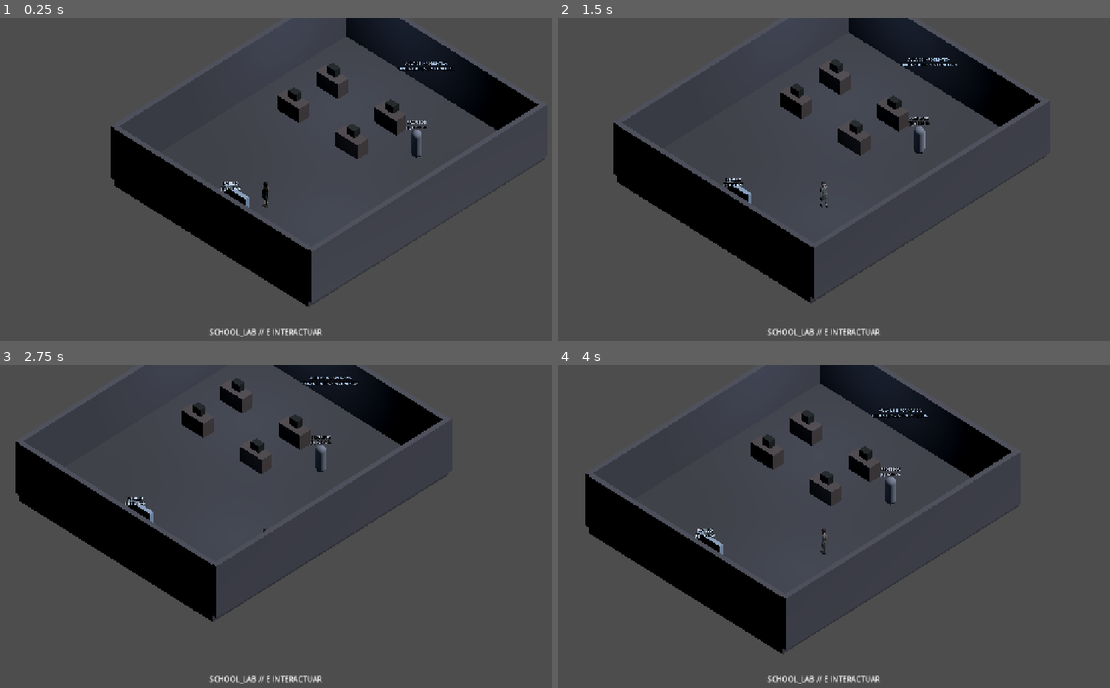
Above: before the commit, frames 1-4 (two rows, left to right).
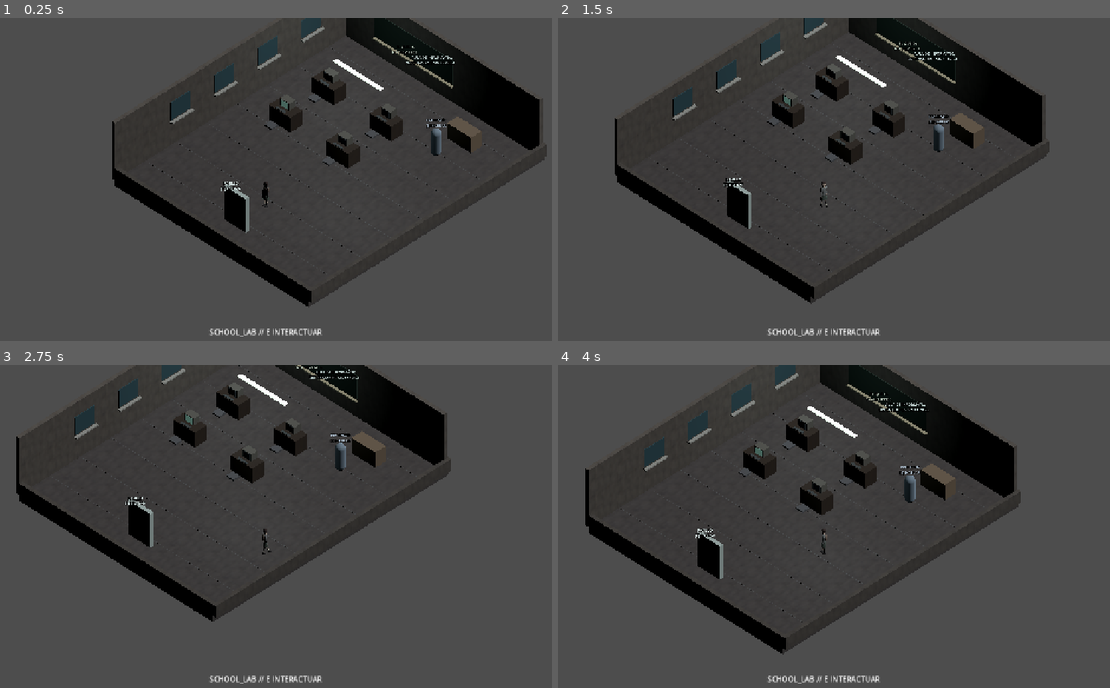
Above: after the commit, the same moments.

Repository: webtilians/lain
Game: Godot game, scene res://scenes/prologue/ComputerLab.tscn
Two runs of this game, one before a commit and one after it. Both use one fixed random seed, a clock stepped at 60 frames per second and the inputs below. This scene is started directly instead of the project's main scene.
Inputs (mouse positions are in pixels of both pictures, inside the frame that each line leads up to):
- Up to frame 1 (0.25 s): no input
- Up to frame 2 (1.5 s): tap Enter at 0.5 s; move the mouse to (955, 166) at 0.52 s; hold D (move_right) 0.53-1.28 s; hold E (interact) 0.53-1.28 s; move the mouse to (707, 202) at 1.27 s; hold S (move_backward) from 1.28 s (still down); tap J at 1.35 s
- Up to frame 3 (2.75 s): move the mouse to (325, 458) at 2.02 s; release S (move_backward) at 2.03 s; hold D (move_right) from 2.03 s (still down); hold E (interact) from 2.03 s (still down)
- Up to frame 4 (4 s): move the mouse to (795, 597) at 2.77 s; release D (move_right) at 2.78 s; release E (interact) at 2.78 s; hold W (move_forward) 2.78-3.53 s; tap J at 2.85 s; move the mouse to (999, 581) at 3.52 s; hold A (move_left) from 3.53 s (still down); hold E (interact) from 3.53 s (still down)

The runs differ from the first frame. In frame 1, 13% of the frame differs, in the area x 20-100%, y 0-89%; in frame 2, 13%; in frame 3, 12%; in frame 4, 13%, in the area x 4-84%, y 0-89%.

Commit message:
feat(visual07): replace obstructing interior boxes with isometric cutaways, illuminated CRT classroom and subdued club fixtures

Diff:
--- a/client/scripts/world/PrologueLocation.gd
+++ b/client/scripts/world/PrologueLocation.gd
@@ -5,6 +5,8 @@
 
 const EXIT_SCRIPT = preload("res://scripts/world/ExitDoor.gd")
 const NPC_SCRIPT = preload("res://scripts/world/PrologueNpc.gd")
+const CONCRETE = preload("res://art/visual05/textures/concrete.png")
+const WOOD = preload("res://art/visual05/textures/wood.png")
 
 
 func _ready() -> void:
@@ -45,7 +47,17 @@
 	box.size = size
 	var surface := MeshInstance3D.new()
 	surface.mesh = box
-	surface.material_override = _mat(shade)
+	var material := _mat(shade)
+	if label == "Floor" or label.ends_with("Wall"):
+		material.albedo_texture = CONCRETE
+		material.uv1_triplanar = true
+		material.uv1_world_triplanar = true
+		material.uv1_scale = Vector3(0.52, 0.52, 0.52)
+	elif label.begins_with("Desk") or label.begins_with("Locker"):
+		material.albedo_texture = WOOD
+		material.uv1_triplanar = true
+		material.uv1_world_triplanar = true
+	surface.material_override = material
 	body.add_child(surface)
 	var collider := CollisionShape3D.new()
 	var shape := BoxShape3D.new()
@@ -122,53 +134,152 @@
 	add_child(lamp)
 
 
+func _detail(label: String, pos: Vector3, size: Vector3,
+		shade: Color, luminous: bool = false) -> void:
+	# Decorative details without invisible collision in the walkable room.
+	var instance := MeshInstance3D.new()
+	instance.name = label
+	instance.position = pos
+	var mesh := BoxMesh.new()
+	mesh.size = size
+	instance.mesh = mesh
+	instance.material_override = _mat(shade, luminous)
+	add_child(instance)
+
+
 func _build_world() -> void:
+	# Open isometric diorama: two camera-facing walls are only waist-high.
+	# This removes the opaque "shoebox" that hid the room and the NPCs.
 	var school := location_id != "NIGHTCLUB"
-	var concrete := Color(0.29, 0.30, 0.34) if school else Color(0.105, 0.085, 0.17)
-	var wall := Color(0.36, 0.37, 0.43) if school else Color(0.16, 0.12, 0.23)
-	_solid("Floor", Vector3(0, -0.2, 0), Vector3(14, 0.4, 17), concrete)
-	_solid("WestWall", Vector3(-7.1, 1.7, 0), Vector3(0.3, 3.4, 17), wall)
-	_solid("EastWall", Vector3(7.1, 1.7, 0), Vector3(0.3, 3.4, 17), wall)
-	_solid("BackWall", Vector3(0, 1.7, -8.3), Vector3(14, 3.4, 0.3), wall)
-	_solid("FrontWall", Vector3(0, 1.7, 8.4), Vector3(14, 3.4, 0.3), wall)
+	var floor_shade := Color(0.44, 0.45, 0.46) if school else Color(0.18, 0.17, 0.24)
+	var wall_shade := Color(0.57, 0.58, 0.56) if school else Color(0.24, 0.23, 0.31)
+	_solid("Floor", Vector3(0, -0.2, 0), Vector3(14, 0.4, 17), floor_shade)
+	_solid("WestWall", Vector3(-7.1, 1.86, 0),
+		Vector3(0.24, 3.72, 17), wall_shade)
+	_solid("BackWall", Vector3(0, 1.86, -8.3),
+		Vector3(14, 3.72, 0.24), wall_shade)
+	_solid("EastWall", Vector3(7.1, 0.38, 0),
+		Vector3(0.24, 0.76, 17), wall_shade.darkened(0.17))
+	_solid("FrontWall", Vector3(0, 0.38, 8.4),
+		Vector3(14, 0.76, 0.24), wall_shade.darkened(0.17))
 	var sun := DirectionalLight3D.new()
 	sun.rotation_degrees = Vector3(-53, 135, 0)
-	sun.light_energy = 0.75 if school else 0.28
+	sun.light_energy = 0.7 if school else 0.22
 	add_child(sun)
-	var theme := Color(0.65, 0.76, 0.89) if school else Color(0.81, 0.22, 0.85)
-	_light(Vector3(-3, 3.4, -4), theme, 0.85 if school else 1.5)
-	_light(Vector3(3, 3.4, 3), theme, 0.8 if school else 1.2)
+	var theme := Color(0.71, 0.78, 0.77) if school else Color(0.50, 0.31, 0.68)
+	_light(Vector3(-3.1, 3.3, -4), theme, 0.9 if school else 1.3)
+	_light(Vector3(3.1, 3.3, 1.8), theme, 0.75 if school else 1.15)
+	for i in range(7):
+		_detail("FloorSeam_" + str(i),
+			Vector3(0, 0.014, -6.9 + float(i) * 2.2),
+			Vector3(13.8, 0.006, 0.025), floor_shade.darkened(0.23))
+	for i in range(4):
+		_detail("Window_" + str(i),
+			Vector3(-6.96, 2.25, -5.65 + float(i) * 3.15),
+			Vector3(0.04, 1.16, 1.42),
+			Color(0.18, 0.31, 0.35) if school else Color(0.11, 0.14, 0.22))
+		_detail("WindowSill_" + str(i),
+			Vector3(-6.84, 1.59, -5.65 + float(i) * 3.15),
+			Vector3(0.18, 0.07, 1.6), wall_shade.lightened(0.12))
 	if location_id == "SCHOOL":
-		_sign("ESCUELA / PASILLO 02\nAULA DE INFORMATICA", Vector3(0, 2.75, -7), theme)
-		_door("BARRIO", "APARTMENT_DISTRICT", Vector3(-3.2, 1.1, 6.7), theme)
-		_door("AULA DE INFORMATICA", "SCHOOL_LAB", Vector3(2.7, 1.1, -6.6), theme)
-		for i in range(3):
-			_solid("Locker_" + str(i), Vector3(-5.3, 0.95, -4 + i * 2.4),
-				Vector3(1.1, 1.9, 0.8), Color(0.27, 0.35, 0.41))
+		_hallway(theme)
 	elif location_id == "SCHOOL_LAB":
-		_sign("AULA DE INFORMATICA\nORDENADORES SIN CONEXION",
-			Vector3(0, 2.65, -7), theme)
-		_door("PASILLO", "SCHOOL", Vector3(0, 1.1, 6.7), theme)
-		for i in range(4):
-			var x := -4.4 + float(i % 2) * 4.2
-			var z := -4.6 + float(i / 2) * 2.8
-			_solid("Desk_" + str(i), Vector3(x, 0.47, z),
-				Vector3(1.6, 0.94, 0.75), Color(0.35, 0.32, 0.33))
-			_solid("CRT_" + str(i), Vector3(x, 1.14, z - 0.12),
-				Vector3(0.55, 0.49, 0.40), Color(0.11, 0.14, 0.15))
-		_npc("PROFESOR", "PROFESSOR", Vector3(2.6, 0.9, -3.7),
-			Color(0.54, 0.58, 0.67))
-	elif location_id == "NIGHTCLUB":
-		_sign("CLUB // 1998\nLOS ROSTROS SE PIERDEN EN EL RUIDO",
-			Vector3(0, 2.7, -7), theme)
-		_door("BARRIO", "APARTMENT_DISTRICT", Vector3(0, 1.1, 6.7), theme)
-		_solid("DJDesk", Vector3(-2.9, 0.7, -6.2),
-			Vector3(3.5, 1.4, 1.1), Color(0.12, 0.13, 0.20))
-		for i in range(7):
-			var x := -4.5 + float(i % 4) * 3.0
-			var z := -2.7 + float(i / 4) * 2.5
-			_solid("DanceTile_" + str(i), Vector3(x, 0.02, z),
-				Vector3(2.3, 0.03, 2.1),
-				Color(0.14 + 0.04 * float(i % 2), 0.12, 0.22))
-		_npc("RYOKO", "RYOKO", Vector3(3.5, 0.9, -4.7),
-			Color(0.77, 0.27, 0.62))
+		_lab(theme)
+	else:
+		_club(theme)
+
+
+func _hallway(theme: Color) -> void:
+	_sign("ESCUELA MUNICIPAL\nPABELLÓN B",
+		Vector3(0, 2.72, -7.4), theme)
+	_door("BARRIO", "APARTMENT_DISTRICT", Vector3(-3.2, 1.1, 6.7), theme)
+	_door("AULA DE INFORMÁTICA", "SCHOOL_LAB",
+		Vector3(2.7, 1.1, -6.6), theme)
+	_detail("SchoolStripe", Vector3(0, 1.08, -8.11),
+		Vector3(13.7, 0.28, 0.035), Color(0.34, 0.45, 0.44))
+	_detail("SchoolNoticeboard", Vector3(-6.93, 1.91, 0.75),
+		Vector3(0.06, 1.15, 2.45), Color(0.43, 0.33, 0.22))
+	for i in range(4):
+		var z := -4.65 + float(i) * 2.2
+		_solid("Locker_" + str(i), Vector3(-5.22, 0.94, z),
+			Vector3(0.79, 1.88, 0.79), Color(0.42, 0.51, 0.49))
+		_detail("LockerFront_" + str(i), Vector3(-4.81, 0.98, z),
+			Vector3(0.025, 1.68, 0.68), Color(0.31, 0.40, 0.41))
+		_detail("LockerHandle_" + str(i),
+			Vector3(-4.77, 1.06, z + 0.18),
+			Vector3(0.035, 0.12, 0.05), Color(0.72, 0.73, 0.70))
+	_sign("AULA 02\nEQUIPO ANTIGUO",
+		Vector3(2.7, 2.69, -6.0), Color(0.70, 0.74, 0.72))
+
+
+func _lab(theme: Color) -> void:
+	_sign("AULA DE INFORMÁTICA\nORDENADORES SIN CONEXIÓN",
+		Vector3(0, 2.78, -7.45), theme)
+	_door("PASILLO", "SCHOOL", Vector3(0, 1.1, 6.7), theme)
+	_detail("LabBoard", Vector3(-2.0, 2.03, -8.10),
+		Vector3(5.6, 1.6, 0.04), Color(0.12, 0.20, 0.17))
+	_detail("LabBoardTray", Vector3(-2.0, 1.16, -8.03),
+		Vector3(5.7, 0.07, 0.16), Color(0.65, 0.63, 0.53))
+	_sign("EL QUE OBSERVA\nNO SIEMPRE ES VISTO",
+		Vector3(-2.0, 2.04, -7.94), Color(0.68, 0.74, 0.69))
+	for index in range(4):
+		var x := -4.15 + float(index % 2) * 4.15
+		var z := -4.12 + float(index / 2) * 3.13
+		_solid("Desk_" + str(index), Vector3(x, 0.49, z),
+			Vector3(1.55, 0.97, 0.86), Color(0.46, 0.41, 0.34))
+		_solid("CRT_" + str(index), Vector3(x, 1.16, z - 0.17),
+			Vector3(0.66, 0.54, 0.45), Color(0.36, 0.36, 0.34))
+		_detail("CRTScreen_" + str(index),
+			Vector3(x, 1.2, z + 0.067), Vector3(0.49, 0.39, 0.023),
+			Color(0.07, 0.11, 0.13) if index != 2 else
+			Color(0.23, 0.33, 0.30), index == 2)
+		_detail("Keyboard_" + str(index),
+			Vector3(x, 1.0, z + 0.33), Vector3(0.65, 0.035, 0.15),
+			Color(0.24, 0.27, 0.28))
+		_detail("Chair_" + str(index),
+			Vector3(x, 0.39, z + 1.03), Vector3(0.50, 0.09, 0.48),
+			Color(0.32, 0.33, 0.35))
+	_detail("LabLight", Vector3(-1.5, 3.14, -3.6),
+		Vector3(3.4, 0.07, 0.24), Color(0.76, 0.83, 0.77), true)
+	_npc("PROFESOR", "PROFESSOR", Vector3(3.2, 0.9, -4.5),
+		Color(0.47, 0.55, 0.62))
+	_detail("TeacherTable", Vector3(3.5, 0.55, -6.25),
+		Vector3(1.72, 1.0, 0.77), Color(0.46, 0.40, 0.33))
+
+
+func _club(theme: Color) -> void:
+	_sign("AZUL // SALA B\nLOS ROSTROS SE CONFUNDEN",
+		Vector3(0, 2.78, -7.43), theme)
+	_door("BARRIO", "APARTMENT_DISTRICT", Vector3(0, 1.1, 6.7), theme)
+	_detail("ClubDarkBackdrop", Vector3(0, 1.55, -8.09),
+		Vector3(13.8, 2.55, 0.04), Color(0.10, 0.10, 0.17))
+	_detail("ClubBar", Vector3(5.25, 0.72, -0.8),
+		Vector3(1.19, 1.42, 4.4), Color(0.16, 0.17, 0.25))
+	_detail("ClubBarTop", Vector3(5.17, 1.5, -0.8),
+		Vector3(1.49, 0.11, 4.5), Color(0.32, 0.30, 0.36))
+	_detail("ClubBarLight", Vector3(4.40, 1.30, -0.8),
+		Vector3(0.07, 0.05, 4.4), Color(0.44, 0.25, 0.53), true)
+	_solid("DJDesk", Vector3(-2.85, 0.66, -6.2),
+		Vector3(3.45, 1.32, 1.09), Color(0.12, 0.13, 0.20))
+	for i in range(6):
+		var x := -3.55 + float(i % 3) * 2.60
+		var z := -3.13 + float(i / 3) * 2.6
+		_detail("ClubDanceTile_" + str(i), Vector3(x, 0.019, z),
+			Vector3(2.35, 0.016, 2.29),
+			Color(0.20, 0.17, 0.27) if i % 2 == 0 else
+			Color(0.14, 0.18, 0.25))
+	for z in [-5.8, -1.5]:
+		_detail("ClubSpeaker_" + str(z),
+			Vector3(-6.75, 1.39, z), Vector3(0.50, 1.50, 0.76),
+			Color(0.13, 0.13, 0.17))
+		_detail("ClubSpeakerCone_" + str(z),
+			Vector3(-6.47, 1.40, z), Vector3(0.04, 0.48, 0.48),
+			Color(0.23, 0.24, 0.31))
+	_detail("ClubLightViolet", Vector3(-3.5, 3.10, -4.1),
+		Vector3(0.08, 0.10, 3.5), Color(0.52, 0.29, 0.67), true)
+	_detail("ClubLightBlue", Vector3(2.0, 3.10, -4.1),
+		Vector3(0.08, 0.10, 3.5), Color(0.25, 0.40, 0.57), true)
+	_light(Vector3(-3.5, 2.85, -3.5), Color(0.54, 0.28, 0.67), 1.26)
+	_light(Vector3(3.6, 2.85, 0.0), Color(0.25, 0.37, 0.55), 1.0)
+	_npc("RYOKO", "RYOKO", Vector3(3.35, 0.9, -4.7),
+		Color(0.50, 0.29, 0.46))
